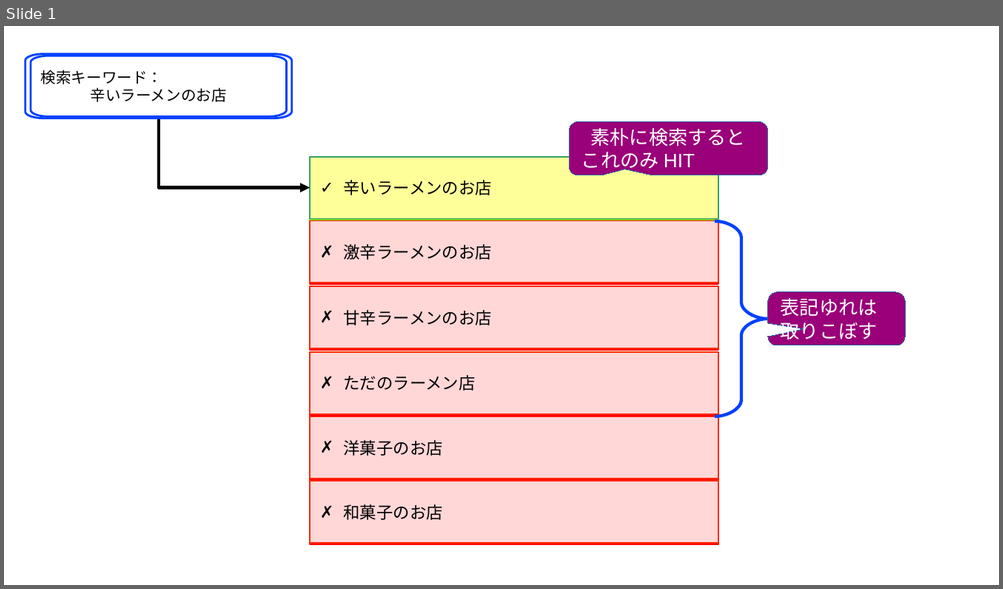
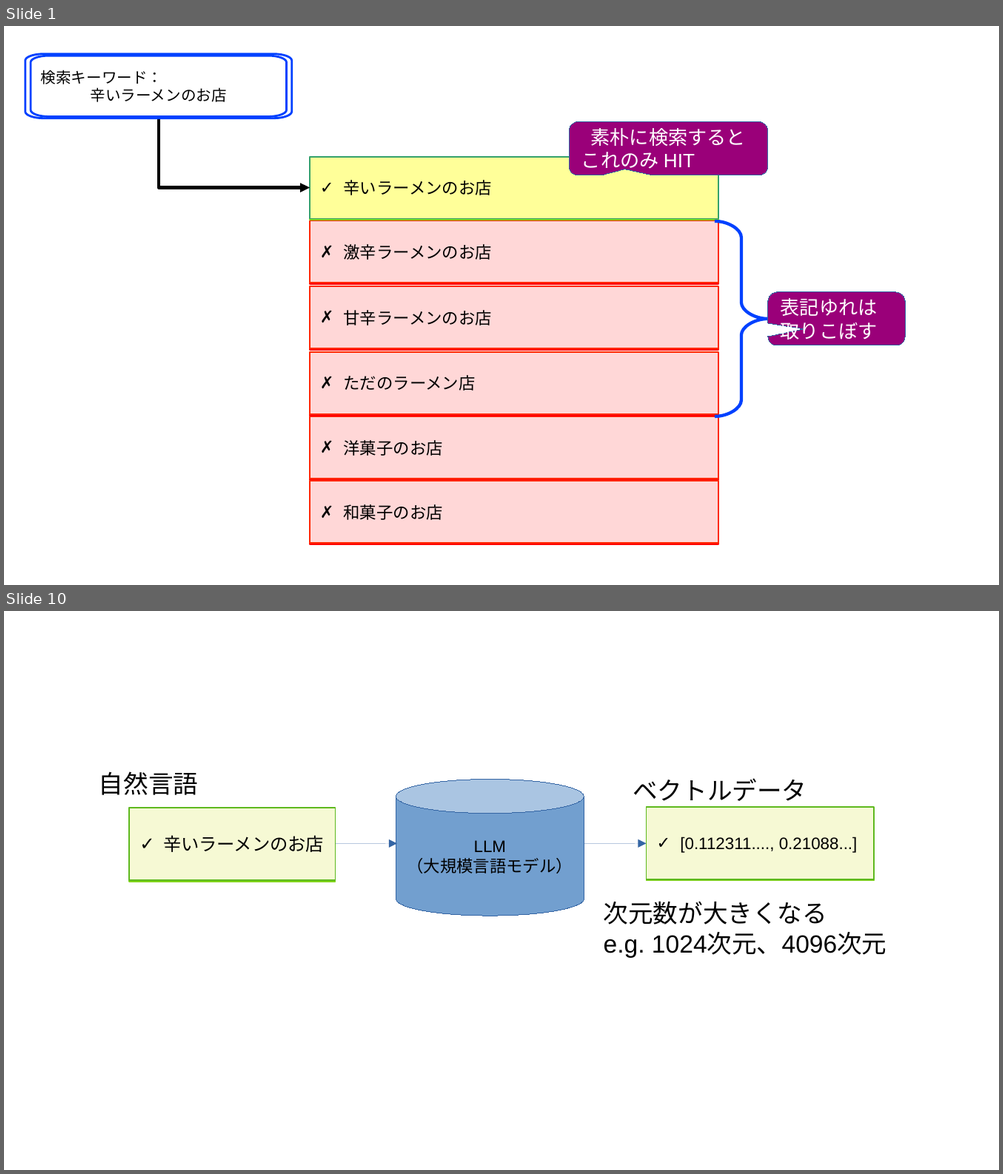
Before and after one commit to komainu8/rabbit-slide-komainu8-postgresql-conference-japan-2025, a slide deck: images.odp. Shown one above the other, each under a label of ours: slide 1 before the commit, slides 1 and 10 after it; the slides between them are not shown. The pictures are 1003x589 and 1003x1174 pixels, drawn with LibreOffice and Linux fonts; fonts in the diff are those of the drawing. Boxes give left, top, right and bottom in pixels: in the first picture for what was removed or moved away, otherwise in the second. Text is boxed around its words. In the diff, an @@ line names an element or a change of style, - is before the commit and + after.

```diff
--- a/images.odp
+++ b/images.odp
@@ slide 10 added at (4, 611, 999, 1170), background #FFFFFF @@
@@ text added at (99, 772, 198, 795), 18 pt, text #000000 @@
+自然言語
@@ cylinder added at (396, 779, 584, 915), fill #729FCF, outline #3465A4 0 pt, 12 pt, text #000000 @@
+LLM
+（大規模言語モデル）
@@ text added at (632, 778, 806, 807), 18 pt, text #000000 @@
+ベクトルデータ
@@ rectangle added at (129, 808, 336, 880), fill #F6F9D4, outline #5EB91E 0.99 pt, 13 pt, text #000000 @@
+✓ 辛いラーメンのお店
@@ rectangle added at (646, 807, 874, 880), fill #F6F9D4, outline #5EB91E 0.99 pt, 12 pt, text #000000 @@
+✓ [0.112311...., 0.21088...]
@@ arrow added from (336, 843) to (397, 843), #3465A4 0 pt @@
@@ arrow added from (584, 843) to (646, 843), #3465A4 0 pt @@
@@ text added at (603, 901, 887, 957), 18 pt, text #000000 @@
+次元数が大きくなる
+e.g. 1024次元、4096次元
```
Also in this commit, not shown: 7 slides changed, 4 other slides added, 1 slide removed.
